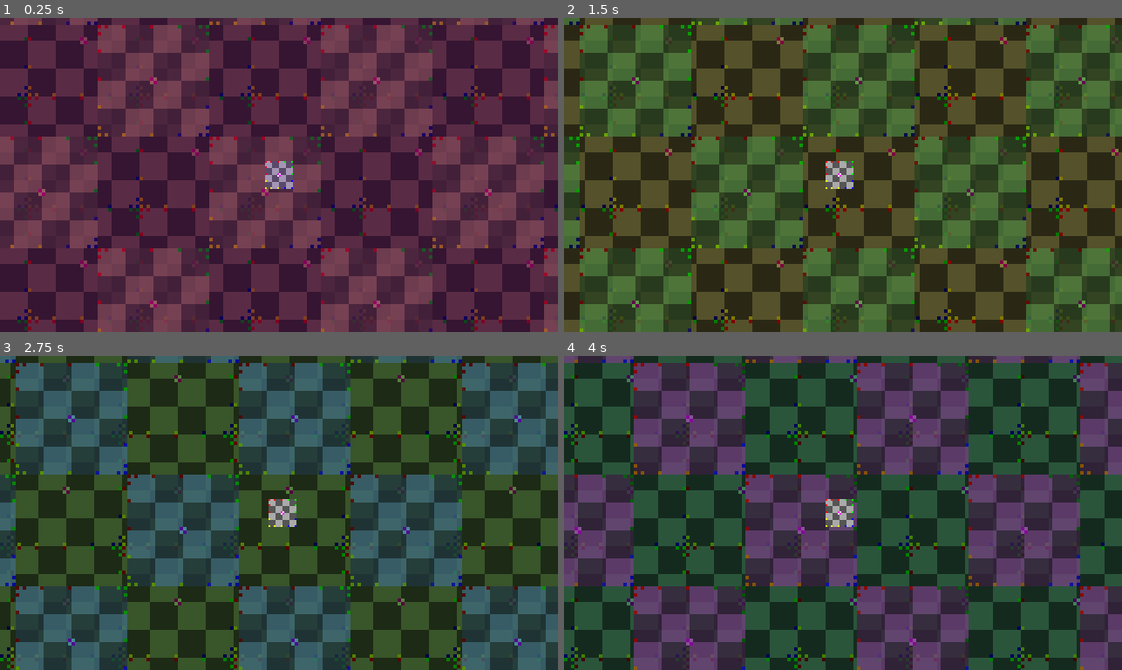
Above: before the commit, frames 1-4 (two rows, left to right).
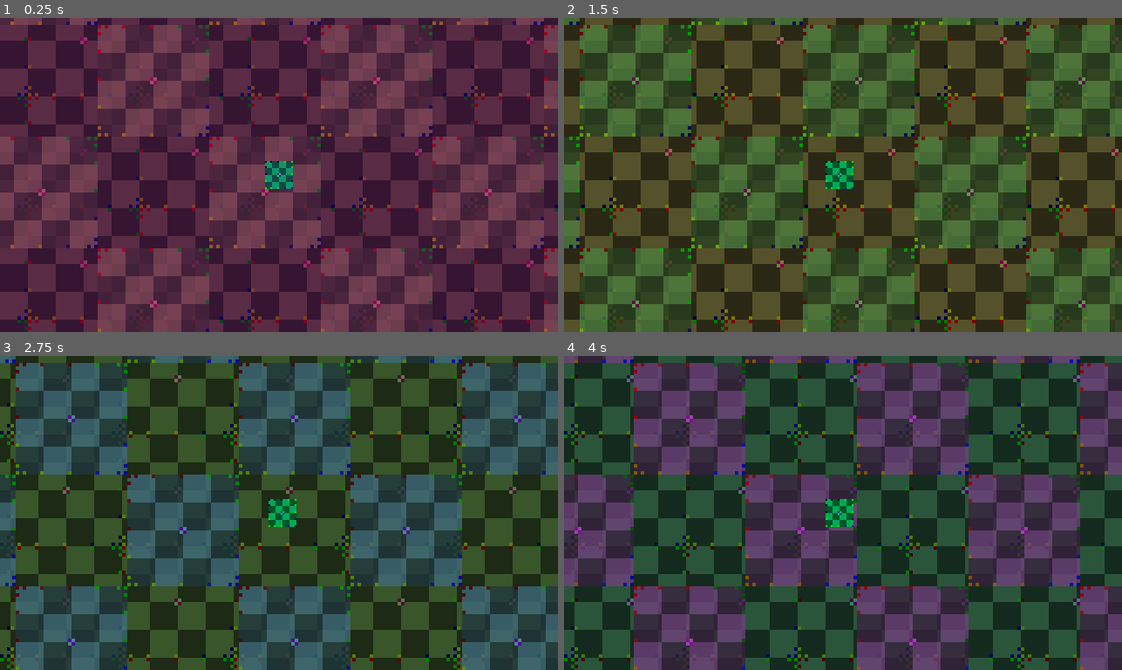
Above: after the commit, the same moments.

Repository: InvadingOctopus/comedot
Game: Godot game, scene res://Entities/Characters/PlayerEntityTemplate.tscn
Two runs of this game, one before a commit and one after it. Both use one fixed random seed, a clock stepped at 60 frames per second and the inputs below. This scene is started directly instead of the project's main scene.
Inputs (mouse positions are in pixels of both pictures, inside the frame that each line leads up to):
- Up to frame 1 (0.25 s): no input
- Up to frame 2 (1.5 s): move the mouse to (965, 159) at 0.52 s; hold Right (moveRight) from 0.53 s (still down); click (965, 159) at 0.6 s; tap Space (jump) at 0.77 s; move the mouse to (731, 190) at 1.27 s; right-click (731, 190) at 1.35 s
- Up to frame 3 (2.75 s): tap Space (jump) at 1.52 s; move the mouse to (334, 443) at 2.02 s; release Right (moveRight) at 2.03 s; hold Left (moveLeft) from 2.03 s (still down); click (334, 443) at 2.1 s
- Up to frame 4 (4 s): move the mouse to (815, 575) at 2.77 s; release Left (moveLeft) at 2.78 s; hold Right (moveRight) from 2.78 s (still down); right-click (815, 575) at 2.85 s; tap Space (jump) at 3.02, 3.77 s; move the mouse to (1010, 560) at 3.52 s; click (1010, 560) at 3.6 s

The runs differ from the first frame. In frame 1, 0.4% of the frame differs, in the area x 47-53%, y 45-55%; in frame 2, 0.4%; in frame 3, 0.4%; in frame 4, 0.4%.

Commit message:
Change player template sprite color to cyan
To distinguish from default gray terrain etc.

Diff:
--- a/Entities/Characters/PlayerEntityTemplate.tscn
+++ b/Entities/Characters/PlayerEntityTemplate.tscn
@@ -14,6 +14,7 @@
 metadata/_edit_group_ = true
 
 [node name="Sprite2D" type="Sprite2D" parent="." groups=["players"]]
+modulate = Color(0, 1, 0.5, 1)
 texture = ExtResource("2_wfqpn")
 
 [node name="CollisionShape2D" type="CollisionShape2D" parent="."]
